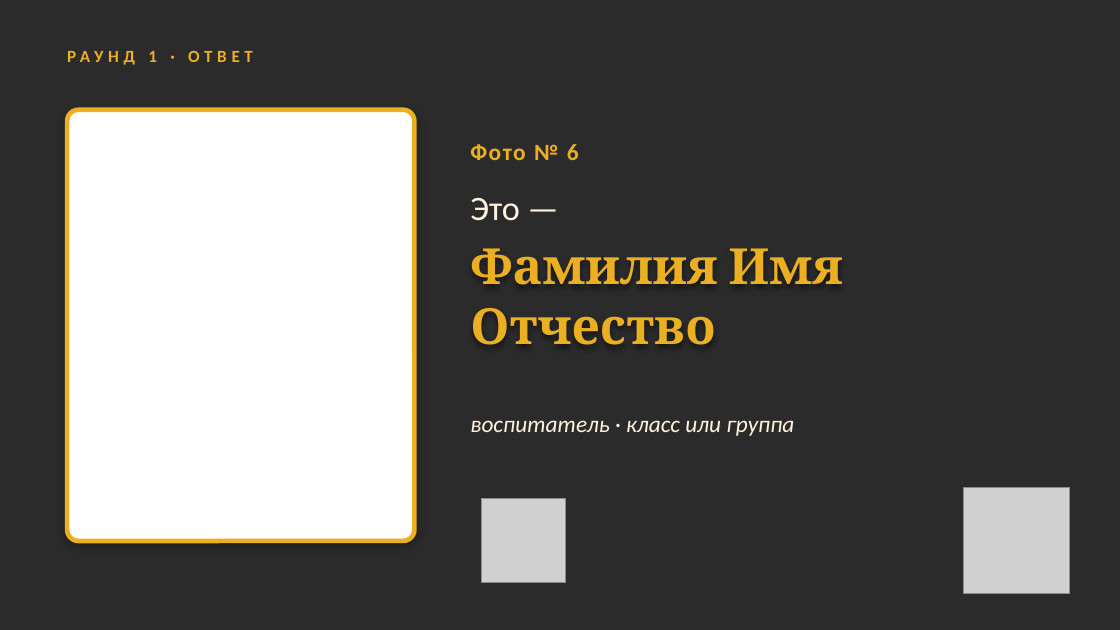
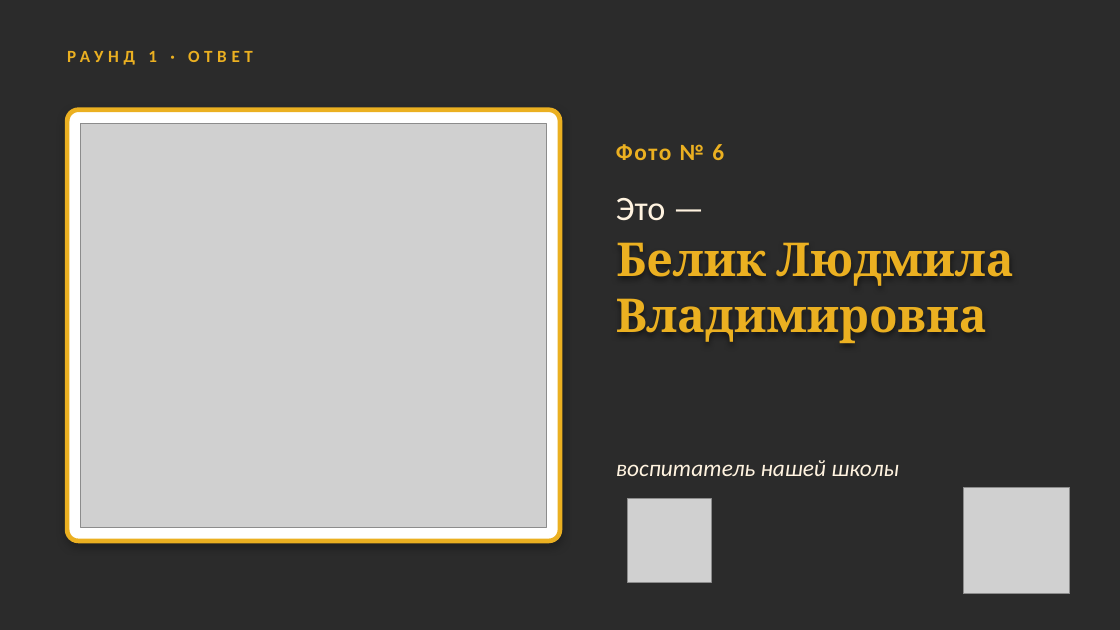
Before and after one commit to sl-himmelreich/heinrich-mario, a slide deck: slide 15 of День_воспитателя_конкурс.pptx. Drawn at 1120x630 pixels with LibreOffice and Linux fonts; fonts in the diff are those of the drawing; grey boxes stand for pictures; background and template pictures are left out; a plain dark background stands for a picture behind light text. Boxes give left, top, right and bottom in pixels: in the first picture for what was removed or moved away, otherwise in the second. Text is boxed around its words. In the diff, an @@ line names an element or a change of style, - is before the commit and + after.

```diff
--- a/День_воспитателя_конкурс.pptx
+++ b/День_воспитателя_конкурс.pptx
@@ rounded rectangle: place and size @@
-rounded rectangle at (67, 110, 414, 541)
+rounded rectangle at (67, 110, 560, 541)
@@ rounded rectangle at (67, 110, 560, 541): proportions changed @@
@@ picture added at (81, 123, 547, 528) @@
@@ text "Фото № 6": place and size @@
-text "Фото № 6" at (470, 144, 579, 160)
+text "Фото № 6" at (616, 144, 724, 160)
@@ text "Это —": place and size @@
-text "Это —" at (470, 198, 520, 221)
+text "Это —" at (616, 198, 666, 221)
@@ text removed at (470, 248, 843, 345) @@
-Фамилия Имя Отчество
@@ text added at (616, 242, 1013, 343), 30 pt, text #EBB021, bold @@
+Белик Людмила Владимировна
@@ text removed at (470, 420, 794, 436) @@
-воспитатель · класс или группа
@@ text added at (616, 460, 899, 476), 15 pt, text #FFF3E0, italic @@
+воспитатель нашей школы
@@ picture: place and size @@
-picture at (482, 498, 566, 582)
+picture at (627, 498, 711, 582)
```
Also in this commit, not shown: 10 other slides changed, 1 other file.
